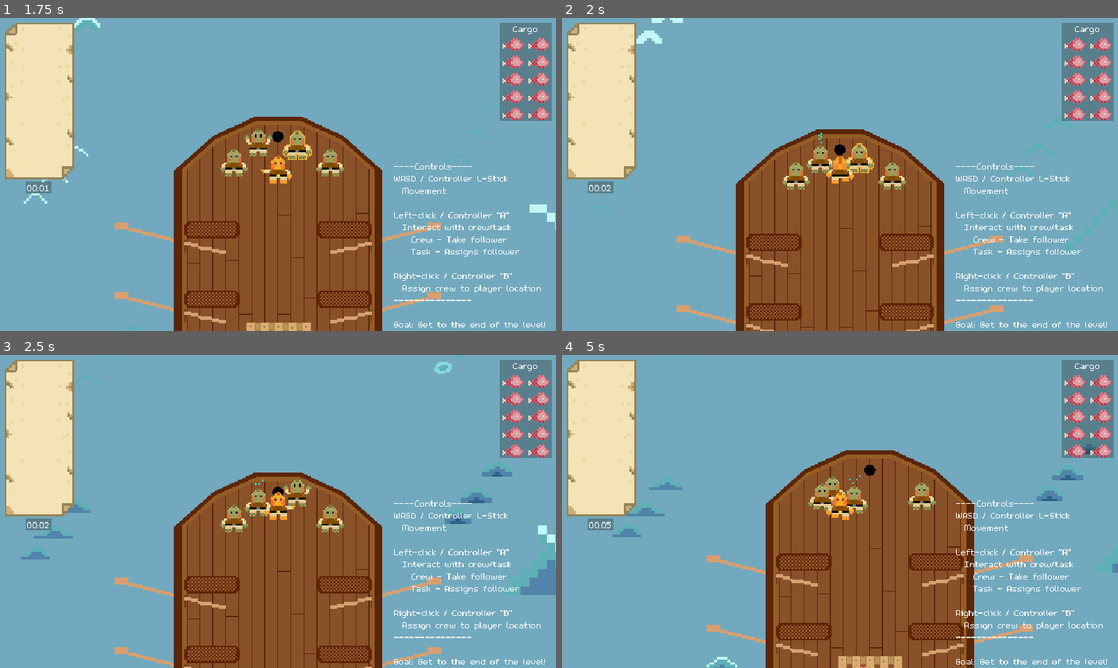
Above: before the commit, frames 1-4 (two rows, left to right).
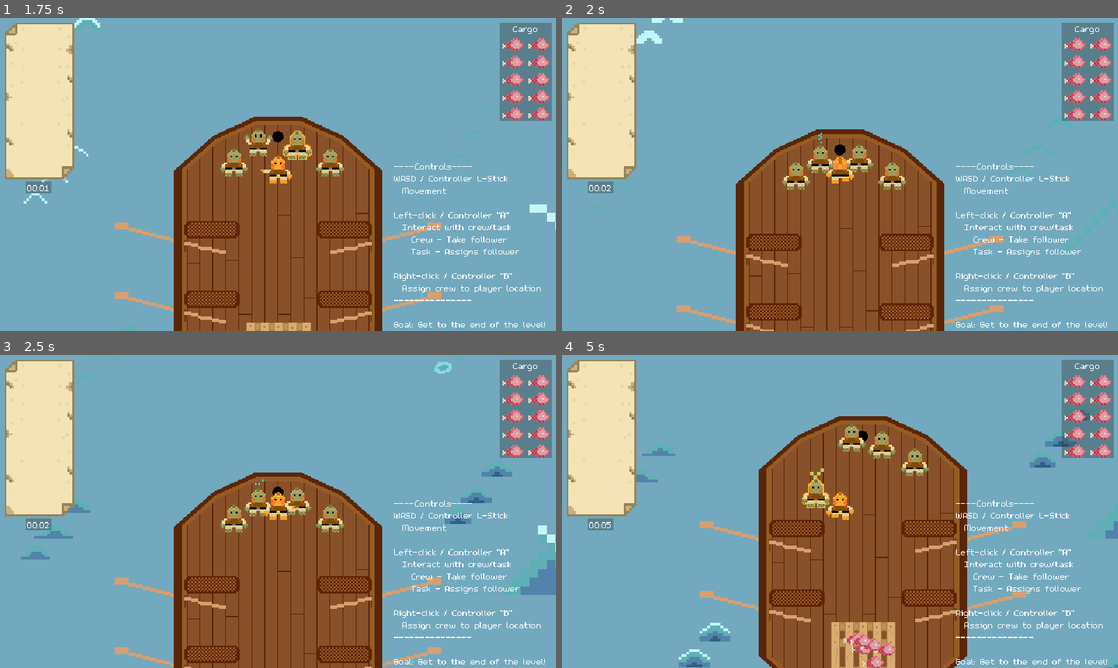
Above: after the commit, the same moments.

Repository: Splashy-Inc/splish-splashisson
Game: Godot game, scene res://Scenes/playground.tscn
Same seed, same stepped clock (60 frames per second), same inputs: the game is played once before the commit and once after it.
Inputs:
- Up to frame 1 (1.75 s): hold I (interact) 0.53-1.28 s; hold W (up) from 0.53 s (still down); tap I (interact) at 1.35 s
- Up to frame 2 (2 s): keep holding W (up)
- Up to frame 3 (2.5 s): release W (up) at 2.03 s; hold A (left) from 2.03 s (still down); hold O (location) from 2.03 s (still down); tap I (interact) at 2.3 s
- Up to frame 4 (5 s): release O (location) at 2.78 s; tap I (interact) at 2.85, 4.55 s; release A (left) at 3.53 s; hold S (down) 3.53-4.28 s; hold I (interact) 3.53-4.28 s; hold D (right) from 4.28 s (still down); tap O (location) at 4.35 s

Frame 1 is identical in both runs. In frame 2, less than 0.1% of the frame differs, in the area x 51-57%, y 40-50%; in frame 3, 0.3%; in frame 4, 17%, in the area x 9-100%, y 17-100%.

Commit message:
Update selection prioritization
Seems to help a bit with the craziness until we can refactor controls

Diff:
--- a/Scenes/crew_member.gd
+++ b/Scenes/crew_member.gd
@@ -10,16 +10,17 @@
 
 var is_selected = false
 
+# State order is used in selection priority, highest value being what takes precedence
 enum State {
-	IDLE,
-	MOVING,
 	ALERTED,
 	ACKNOWLEDGING,
-	ROWING,
+	MOVING, # Don't want to easily interrupt crew on their way to tasks
+	ATTACKING, # Often times, attacking is dealing with very important cargo threat
 	BAILING,
 	PATCHING,
+	ROWING,
+	IDLE,
 	DISTRACTED,
-	ATTACKING,
 }
 
 var state = State.IDLE
--- a/Scenes/splish.gd
+++ b/Scenes/splish.gd
@@ -98,14 +98,21 @@
 		# Don't target empty task if you don't have any followers to assign
 		if interactable is Rat and followers.is_empty():
 			continue
-		if interactable is Task and (not interactable.worker and followers.is_empty()):
-			continue
+		if interactable is Task:
+			if interactable.worker:
+				if not interactable is RowingTask:
+					interactable = interactable.worker
+			elif followers.is_empty():
+				continue
 
 		if not interactable is Crew or not interactable in followers:
-			# TODO: Add in prioritizing crew members over tasks since crew members can get player stuck
 			if action_target:
-				if action_target.global_position.distance_to(global_position) > interactable.global_position.distance_to(global_position):
-					_set_action_target(interactable)
+				var priority_target = _compare_target_priority(action_target, interactable)
+				if priority_target:
+					_set_action_target(priority_target)
+				else:
+					if action_target.global_position.distance_to(global_position) > interactable.global_position.distance_to(global_position):
+						_set_action_target(interactable)
 			else:
 				_set_action_target(interactable)
 
@@ -120,3 +127,36 @@
 func _refresh_action_target():
 	_set_action_target(null)
 	_find_action_target()
+
+func _compare_target_priority(target_1: Node, target_2: Node) -> Node:
+	var target_1_priority = _get_target_priority(target_1)
+	var target_2_priority = _get_target_priority(target_2)
+
+	if target_2_priority > target_1_priority:
+		return target_2
+	elif target_2_priority == target_1_priority:
+		if target_1 is Crew and target_2 is Crew:
+			if target_1.state > target_2.state:
+				return target_1
+			elif target_1.state < target_2.state:
+				return target_2
+		return null
+	return target_1
+
+# TODO: Figure out a better way to do this
+func _get_target_priority(node: Node):
+	if node is Rat:
+		return 7
+	elif node is Leak:
+		return 6
+	elif node is Puddle:
+		return 5
+	elif node is Obstacle:
+		return 4
+	elif node is RowingTask:
+		return 3
+	elif node is Task:
+		return 2
+	elif node is Crew:
+		return 1
+	return 0
--- a/Scenes/splish.tscn
+++ b/Scenes/splish.tscn
@@ -61,7 +61,7 @@
 radius = 9.0
 
 [sub_resource type="CircleShape2D" id="CircleShape2D_nx1hd"]
-radius = 33.0
+radius = 24.0
 
 [sub_resource type="Animation" id="Animation_jr7t7"]
 length = 0.001
